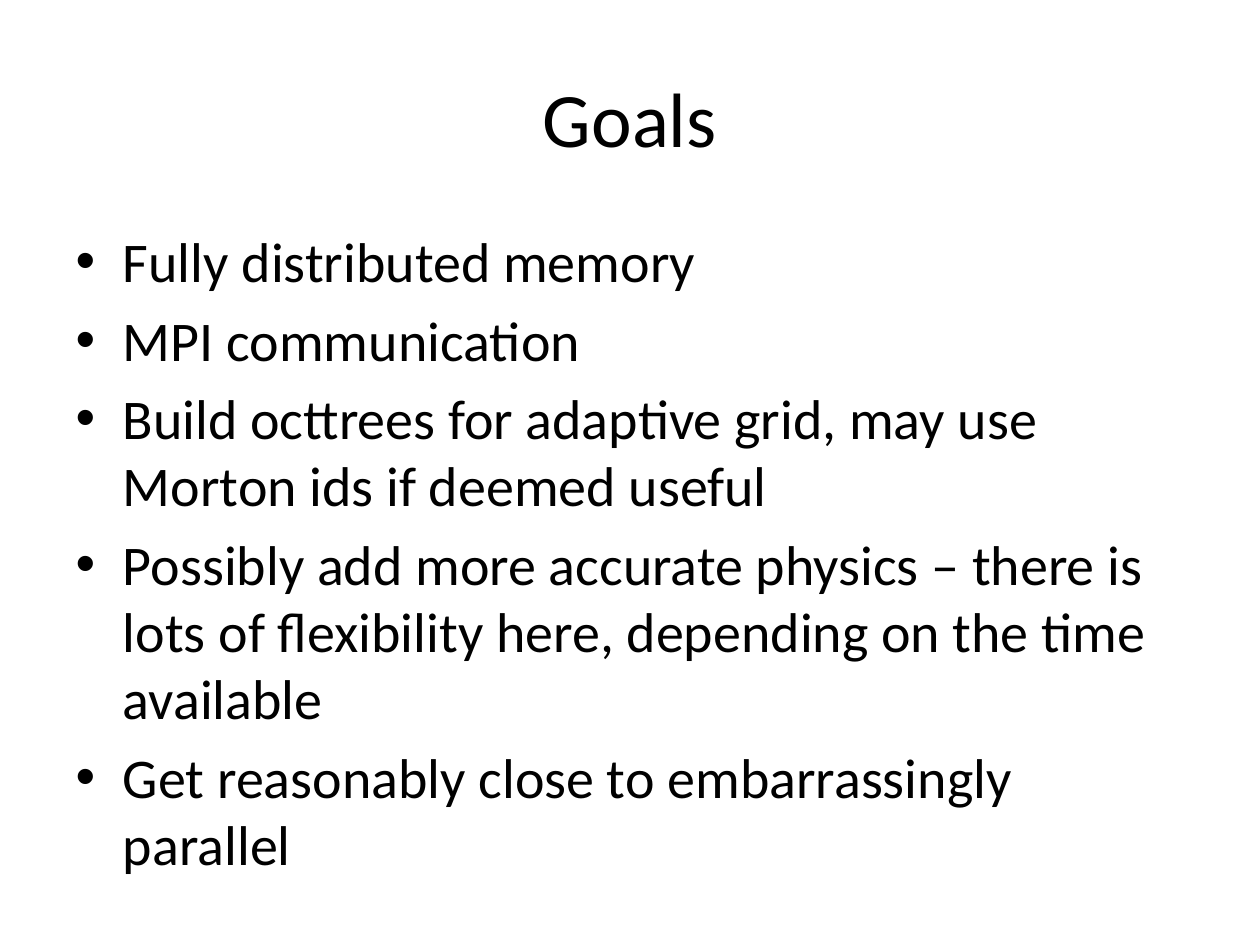
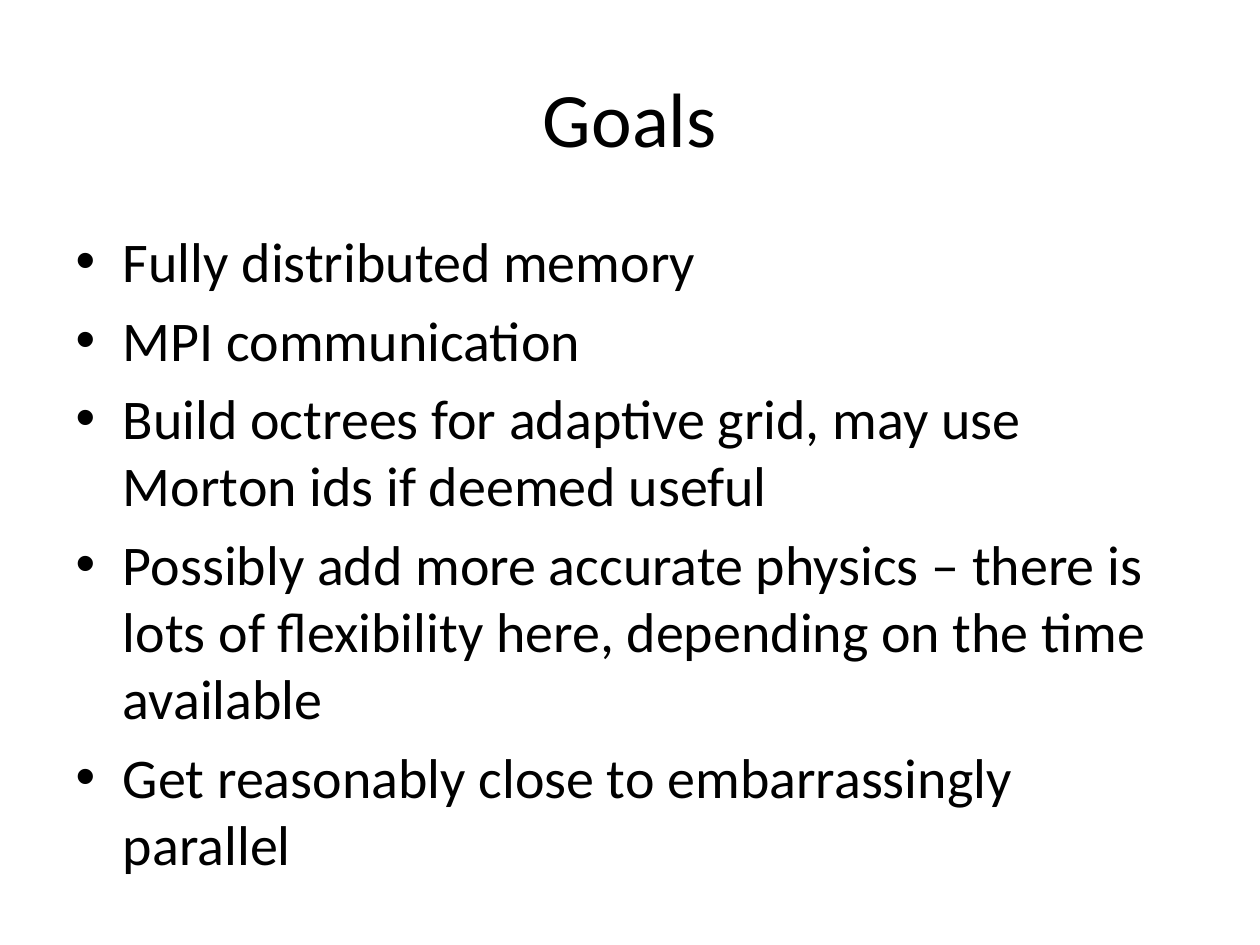
Before and after one commit to mgsholte/dynogrid, a slide deck: slide 6 of Dynogrid_ProgressReport_v1.pptx. Drawn at 1260x945 pixels with LibreOffice and Linux fonts; fonts in the diff are those of the drawing. Boxes give left, top, right and bottom in pixels: in the first picture for what was removed or moved away, otherwise in the second. Text is boxed around its words. In the diff, an @@ line names an element or a change of style, - is before the commit and + after.

```diff
--- a/Dynogrid_ProgressReport_v1.pptx
+++ b/Dynogrid_ProgressReport_v1.pptx
@@ text at box(123, 400, 1020, 507): text changed @@
-• Build octtrees for adaptive grid, may use Morton ids if deemed useful
+• Build octrees for adaptive grid, may use Morton ids if deemed useful
```
Also in this commit, not shown: 3 other slides changed.
